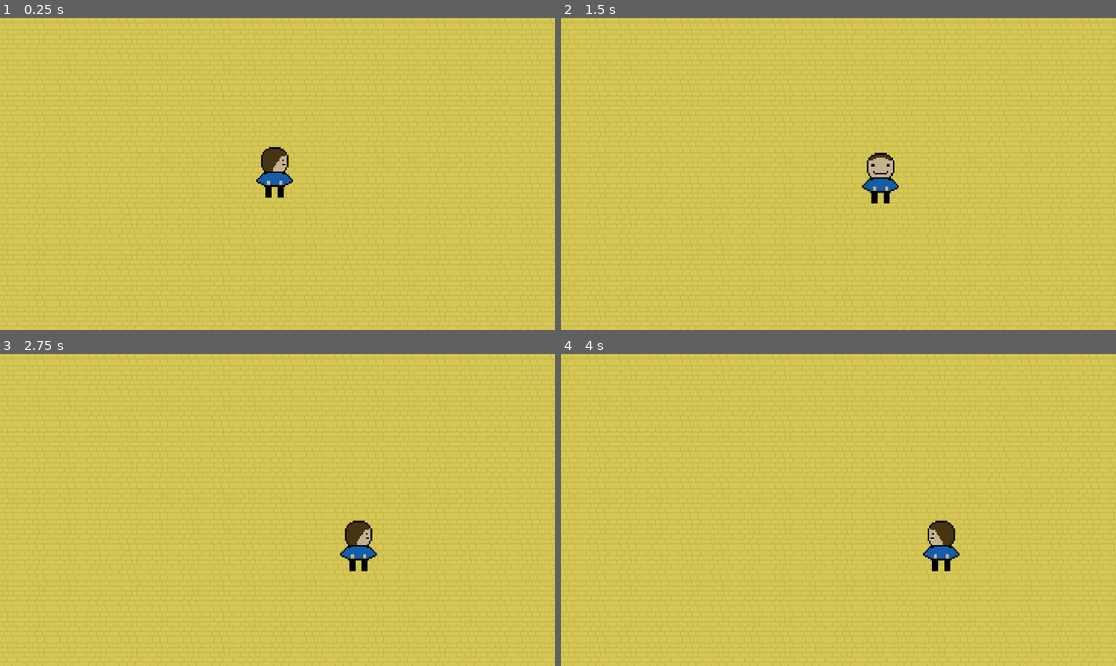
Above: before the commit, frames 1-4 (two rows, left to right).
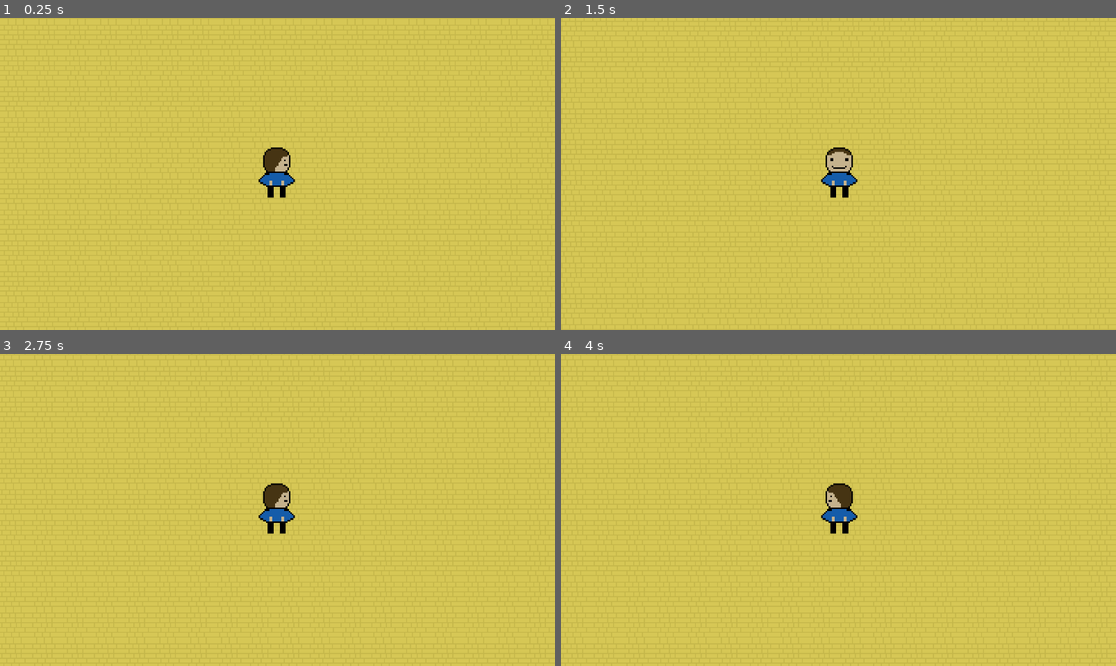
Above: after the commit, the same moments.

Repository: yehorscode/sacrifice
Game: Godot game, scene res://Scenes/stage_0.tscn
The game is run twice, just before and just after one commit, with the same random seed, the same clock (stepped at 60 frames per second) and the same inputs. Before the commit the project starts from res://Scenes/Stage 0.tscn.
Inputs:
- Up to frame 1 (0.25 s): no input
- Up to frame 2 (1.5 s): tap Enter at 0.5 s; hold D (D_Right) 0.53-1.28 s; hold W (W_Foward) 0.53-1.28 s; hold S (S_Backwards) from 1.28 s (still down); tap W (W_Foward) at 1.35 s
- Up to frame 3 (2.75 s): release S (S_Backwards) at 2.03 s; hold D (D_Right) from 2.03 s (still down); hold W (W_Foward) from 2.03 s (still down)
- Up to frame 4 (4 s): release W (W_Foward) at 2.78 s; tap W (W_Foward) at 2.85 s; release D (D_Right) at 3.53 s; hold A (A_Left) from 3.53 s (still down); hold W (W_Foward) from 3.53 s (still down)

The runs differ from the first frame. In frame 1, 0.3% of the frame differs, in the area x 46-54%, y 41-58%; in frame 2, 1.4%, in the area x 46-61%, y 41-60%; in frame 3, 1.4%; in frame 4, 1.4%.

Commit message:
add new scene

Diff:
--- a/Scenes/Stage 0.tscn
+++ b/Scenes/stage_0.tscn
@@ -1,23 +1,24 @@
-[gd_scene load_steps=11 format=4 uid="uid://c3llcj7nmrpov"]
+[gd_scene load_steps=13 format=4 uid="uid://c3llcj7nmrpov"]
 
-[ext_resource type="Texture2D" uid="uid://bgrkxiymtqw5s" path="res://Images/border.png" id="1_6whob"]
-[ext_resource type="Script" uid="uid://nhfbd6b5kkwr" path="res://Scripts/character_body_2d.gd" id="1_v1qfn"]
-[ext_resource type="Texture2D" uid="uid://v21mur71yxta" path="res://Images/brick_tile.png" id="2_u7krg"]
-[ext_resource type="Texture2D" uid="uid://djpmym2g2fmla" path="res://Images/Character/Right.png" id="2_v1qfn"]
-[ext_resource type="Texture2D" uid="uid://m3mwodh6djjx" path="res://Images/crate.png" id="3_u7krg"]
+[ext_resource type="Texture2D" uid="uid://bgrkxiymtqw5s" path="res://Images/border.png" id="1_oxfjx"]
+[ext_resource type="Texture2D" uid="uid://v21mur71yxta" path="res://Images/brick_tile.png" id="2_f8d1k"]
+[ext_resource type="Texture2D" uid="uid://m3mwodh6djjx" path="res://Images/crate.png" id="3_vw4cj"]
+[ext_resource type="Script" uid="uid://nhfbd6b5kkwr" path="res://Scripts/character_body_2d.gd" id="4_7j5pf"]
+[ext_resource type="Texture2D" uid="uid://djpmym2g2fmla" path="res://Images/Character/Right.png" id="5_ro56c"]
+[ext_resource type="Script" uid="uid://qobivxw3d6of" path="res://Scripts/stage_0/area_2d.gd" id="6_f8d1k"]
 
 [sub_resource type="TileSetAtlasSource" id="TileSetAtlasSource_tx0tn"]
-texture = ExtResource("1_6whob")
+texture = ExtResource("1_oxfjx")
 texture_region_size = Vector2i(32, 32)
 0:0/0 = 0
 
 [sub_resource type="TileSetAtlasSource" id="TileSetAtlasSource_wjtap"]
-texture = ExtResource("2_u7krg")
+texture = ExtResource("2_f8d1k")
 texture_region_size = Vector2i(32, 32)
 0:0/0 = 0
 
 [sub_resource type="TileSetAtlasSource" id="TileSetAtlasSource_v7gqg"]
-texture = ExtResource("3_u7krg")
+texture = ExtResource("3_vw4cj")
 texture_region_size = Vector2i(32, 32)
 0:0/0 = 0
 
@@ -31,23 +32,33 @@
 [sub_resource type="RectangleShape2D" id="RectangleShape2D_epypp"]
 size = Vector2(77, 106.5)
 
+[sub_resource type="RectangleShape2D" id="RectangleShape2D_vw4cj"]
+
 [node name="Node2D" type="Node2D"]
 
 [node name="TileMapLayer" type="TileMapLayer" parent="."]
 texture_filter = 1
-position = Vector2(555, 333)
 scale = Vector2(2, 2)
 tile_map_data = PackedByteArray("AAD/////AgAAAAAAAAAAAP//AgAAAAAAAAABAP//AgAAAAAAAAACAP//AgAAAAAAAAADAP//AgAAAAAAAAADAP …(9856 unchanged characters)…
 tile_set = SubResource("TileSet_v7gqg")
 
 [node name="Player" type="CharacterBody2D" parent="."]
-script = ExtResource("1_v1qfn")
+script = ExtResource("4_7j5pf")
 
 [node name="Sprite2D" type="Sprite2D" parent="Player"]
-position = Vector2(571.75, 323.75003)
 scale = Vector2(0.098660655, 0.098660655)
-texture = ExtResource("2_v1qfn")
+texture = ExtResource("5_ro56c")
 
 [node name="CollisionShape2D" type="CollisionShape2D" parent="Player"]
-position = Vector2(569.5, 321.25)
 shape = SubResource("RectangleShape2D_epypp")
+
+[node name="Camera2D" type="Camera2D" parent="Player"]
+
+[node name="Area2D" type="Area2D" parent="."]
+position = Vector2(86, -2)
+script = ExtResource("6_f8d1k")
+
+[node name="CollisionShape2D" type="CollisionShape2D" parent="Area2D"]
+modulate = Color(0.85490197, 0, 1, 1)
+shape = SubResource("RectangleShape2D_vw4cj")
+debug_color = Color(0.629988, 0.5270903, 0.15832767, 0.41960785)
--- /dev/null
+++ b/Scenes/stage_0_assets.tscn
@@ -0,0 +1,19 @@
+[gd_scene load_steps=4 format=3 uid="uid://damowd11qhhi8"]
+
+[ext_resource type="Script" uid="uid://qobivxw3d6of" path="res://Scripts/stage_0/area_2d.gd" id="1_skfmt"]
+[ext_resource type="Texture2D" uid="uid://m3mwodh6djjx" path="res://Images/crate.png" id="2_77l3o"]
+
+[sub_resource type="RectangleShape2D" id="RectangleShape2D_77l3o"]
+size = Vector2(32, 32)
+
+[node name="Stage0Assets" type="Node2D"]
+
+[node name="Area2D" type="Area2D" parent="."]
+script = ExtResource("1_skfmt")
+
+[node name="Sprite2D" type="Sprite2D" parent="Area2D"]
+texture = ExtResource("2_77l3o")
+
+[node name="CollisionShape2D" type="CollisionShape2D" parent="Area2D"]
+shape = SubResource("RectangleShape2D_77l3o")
+debug_color = Color(0.629988, 0.5270903, 0.15832767, 0.41960785)
--- a/Scripts/character_body_2d.gd
+++ b/Scripts/character_body_2d.gd
@@ -1,7 +1,7 @@
 extends CharacterBody2D
 
-@export var grid_size: int = 6
-@export var move_speed: float = 200
+@export var grid_size: int = 9
+@export var move_speed: float = 300
 
 @onready var sprite = $Sprite2D
 
--- /dev/null
+++ b/Scripts/stage_0/area_2d.gd
@@ -0,0 +1,4 @@
+extends Node2D
+
+func _on_area_2d_body_entered(body):
+	print("entered")
Not shown, added: Scripts/stage_0/area_2d.gd.uid
